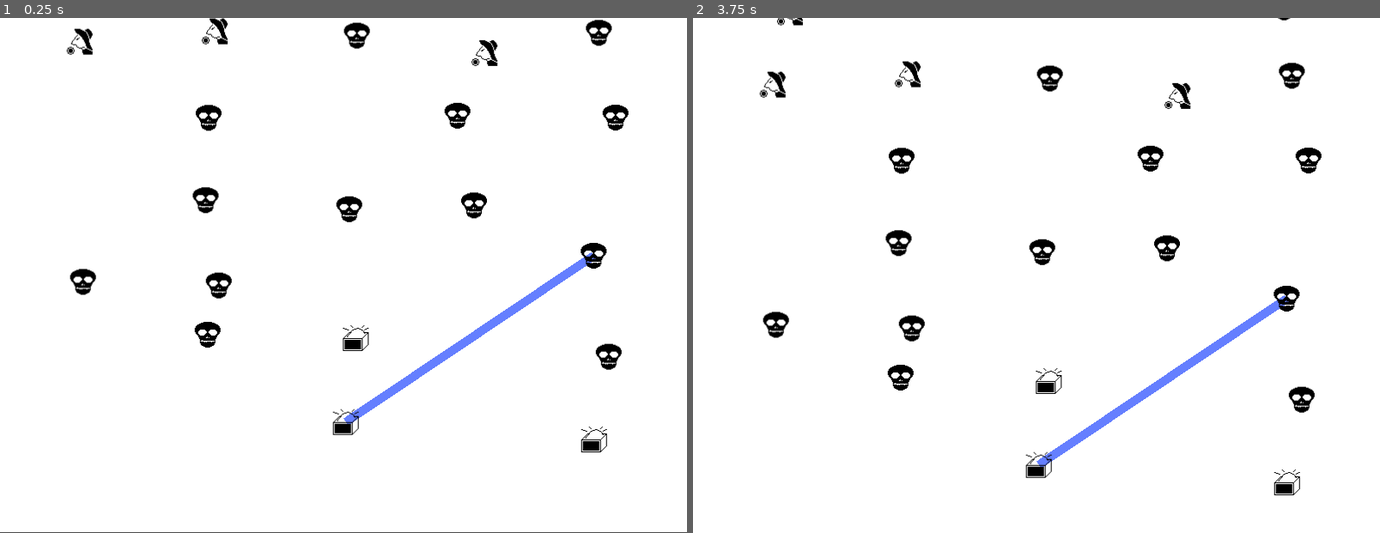
Above: before the commit, frames 1-2 (left to right).
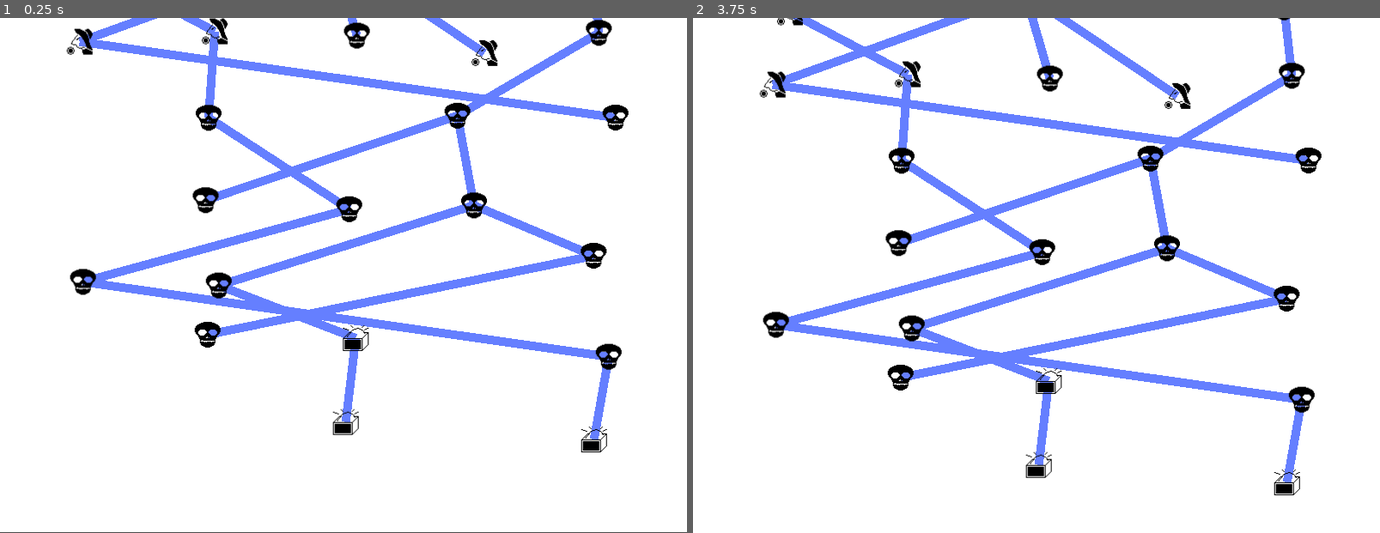
Above: after the commit, the same moments.

Repository: GrueGoblin/RogueliteMap
Game: Godot game, scene res://Game/Scenes/Map/InPlay.tscn
Same seed, same stepped clock (60 frames per second), same inputs: the game is played once before the commit and once after it. The project has no main scene, so this scene is started directly.
Inputs (mouse positions are in pixels of both pictures, inside the frame that each line leads up to):
- Up to frame 1 (0.25 s): no input
- Up to frame 2 (3.75 s): click (1036, 419) at 0.52 s; click (1036, 419) at 1.27 s; click (1036, 419) at 2.02 s; tap Enter at 2.75 s; move the mouse to (1187, 249) at 2.77 s; tap Mouse wheel down (wheel_down) at 2.85 s; tap Space at 3.5 s; move the mouse to (899, 301) at 3.52 s; tap Mouse wheel up (wheel_up) at 3.6 s

The runs differ from the first frame. In frame 1, 8.1% of the frame differs, in the area x 11-90%, y 0-82%; in frame 2, 9.0%, in the area x 11-90%, y 0-91%.

Commit message:
Random connections

Diff:
--- a/Game/Models/Location.gd
+++ b/Game/Models/Location.gd
@@ -20,3 +20,9 @@
 	position = value
 	calculate_position()
 	emit_changed()
+
+func connect_to(location : Location):
+	var connection = load("res://Game/Models/MapConnection.gd").new()#MapConnection.new()
+	connection.from = self
+	connection.to = location
+	return connection
--- a/Game/Models/Map.gd
+++ b/Game/Models/Map.gd
@@ -43,16 +43,22 @@
 	var locations_wo_followup = locations.duplicate()
 	var locations_wo_source = locations.duplicate()
 
-	var connection = MapConnection.new()
-	connection.from = locations[0]
-	connection.to = locations[6]
-	connections.append(connection)
+	#var connection = MapConnection.new()
+#	connection.from = locations[0]
+#	connection.to = locations[6]
+#	connections.append(connection)
 	# rules:
 	# 1. every location needs to lead somewhere/ except final one?
 	for location in locations:
 		location = location as Location
-		if location.level < 9:
+		var level = location.level
+		if level < levels-1:
 			# connect to random
+			var next_level = locations_per_level[level + 1]
+			next_level.shuffle()
+#			var connection = MapConnection.new()
+			var connection = location.connect_to(next_level[0])
+			connections.append(connection)
 			pass
 	# 2. every location needs to be connected to some previous one (excluding the starting ones)
 
--- a/Game/Scenes/Location/Display.gd
+++ b/Game/Scenes/Location/Display.gd
@@ -2,6 +2,8 @@
 extends Node2D
 
 var location : Location setget set_location
+
+signal check_connections
 
 func _ready():
 	#self.location = Location.new()
@@ -20,3 +22,9 @@
 	$VisitedIndicator.visible = location.visited
 	# set scene values
 	pass
+
+
+
+func _on_SelectButton_pressed():
+	emit_signal("check_connections")
+	pass # Replace with function body.
--- a/Game/Scenes/Location/Display.tscn
+++ b/Game/Scenes/Location/Display.tscn
@@ -14,8 +14,9 @@
 texture = ExtResource( 3 )
 
 [node name="SelectButton" type="TextureButton" parent="."]
-visible = false
 margin_left = -20.0
 margin_top = -20.0
 margin_right = 20.0
 margin_bottom = 20.0
+
+[connection signal="pressed" from="SelectButton" to="." method="_on_SelectButton_pressed"]
